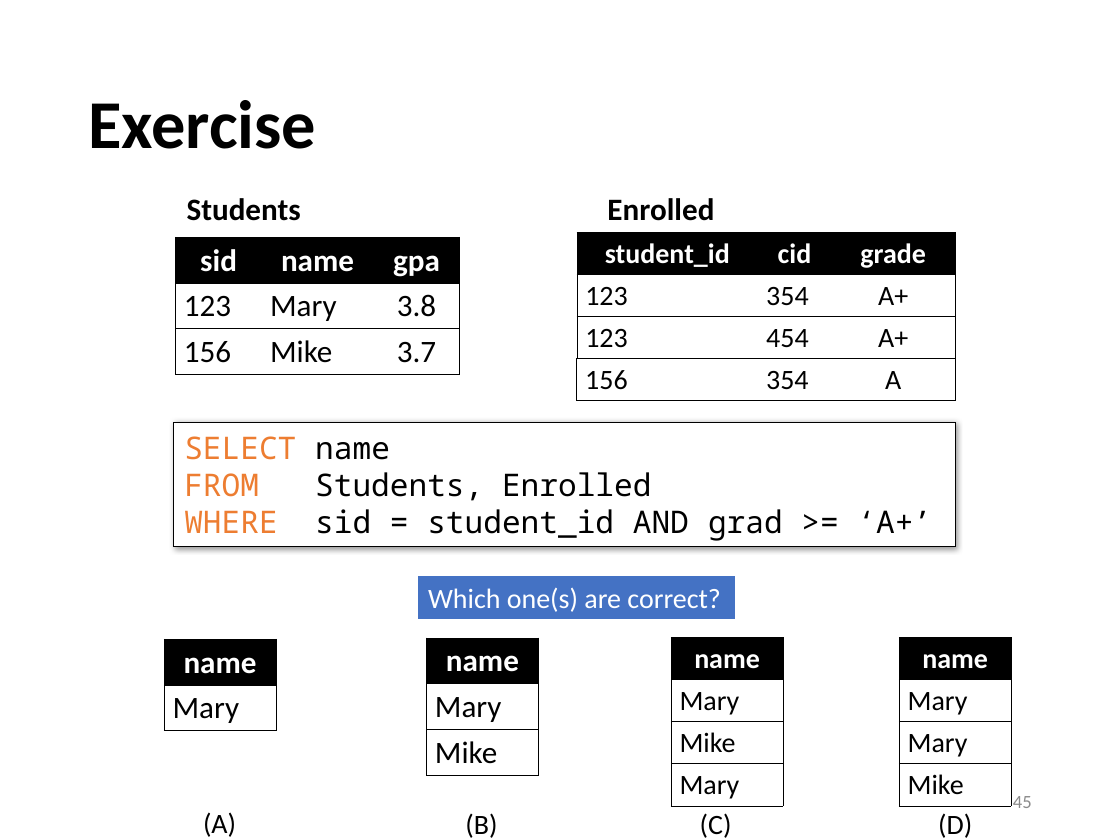
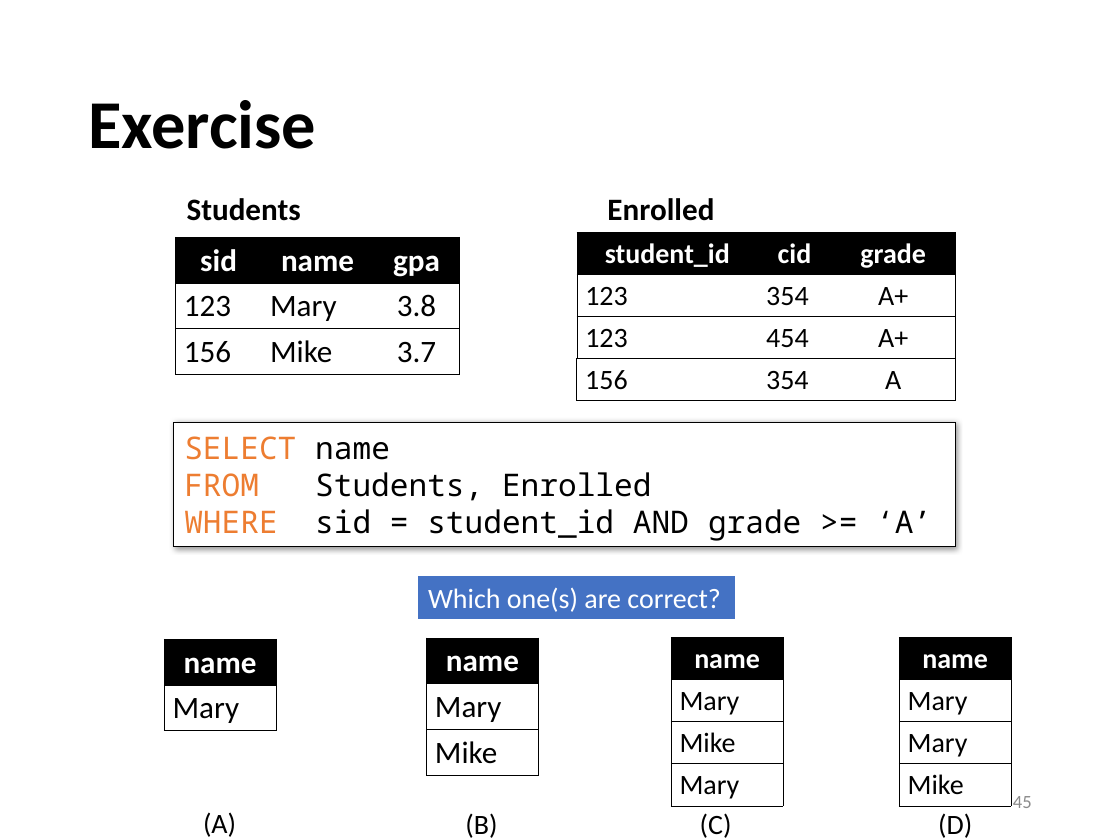
Before and after one commit to sfu-db/cmpt354, a slide deck: slide 45 of Lectures/lec3-sql-basics.pptx. Drawn at 1120x840 pixels with LibreOffice and Linux fonts; fonts in the diff are those of the drawing. Boxes give left, top, right and bottom in pixels: in the first picture for what was removed or moved away, otherwise in the second. Text is boxed around its words. In the diff, an @@ line names an element or a change of style, - is before the commit and + after.

```diff
--- a/Lectures/lec3-sql-basics.pptx
+++ b/Lectures/lec3-sql-basics.pptx
@@ text in rectangle at (184, 436, 932, 541): text changed @@
-SELECT name
-FROM Students, Enrolled
-WHERE sid = student_id AND grad >= ‘A+’
+SELECT name
+FROM Students, Enrolled
+WHERE sid = student_id AND grade >= ‘A’
```
Also in this commit, not shown: 1 other slide changed, 1 other file.
